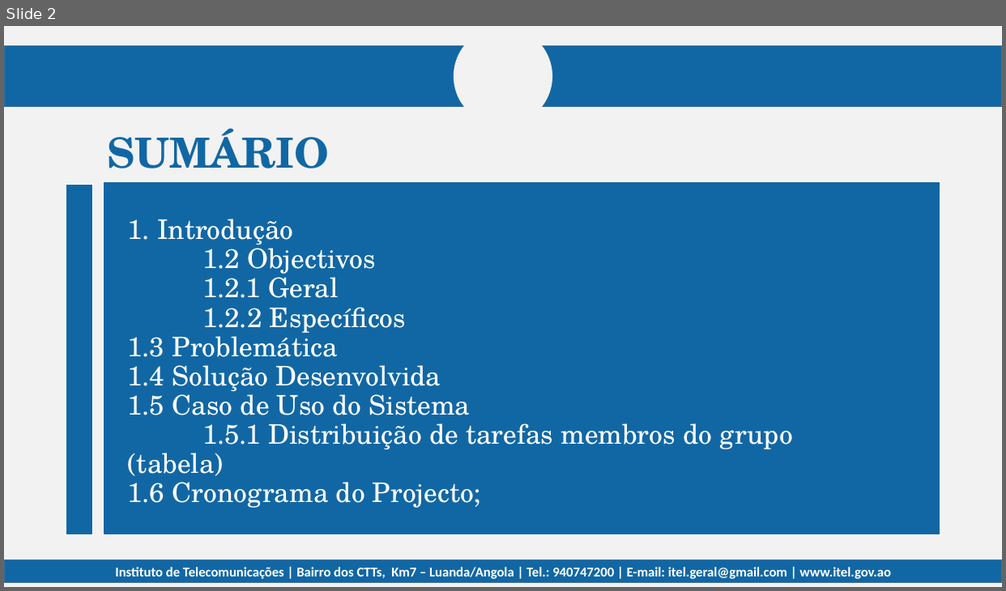
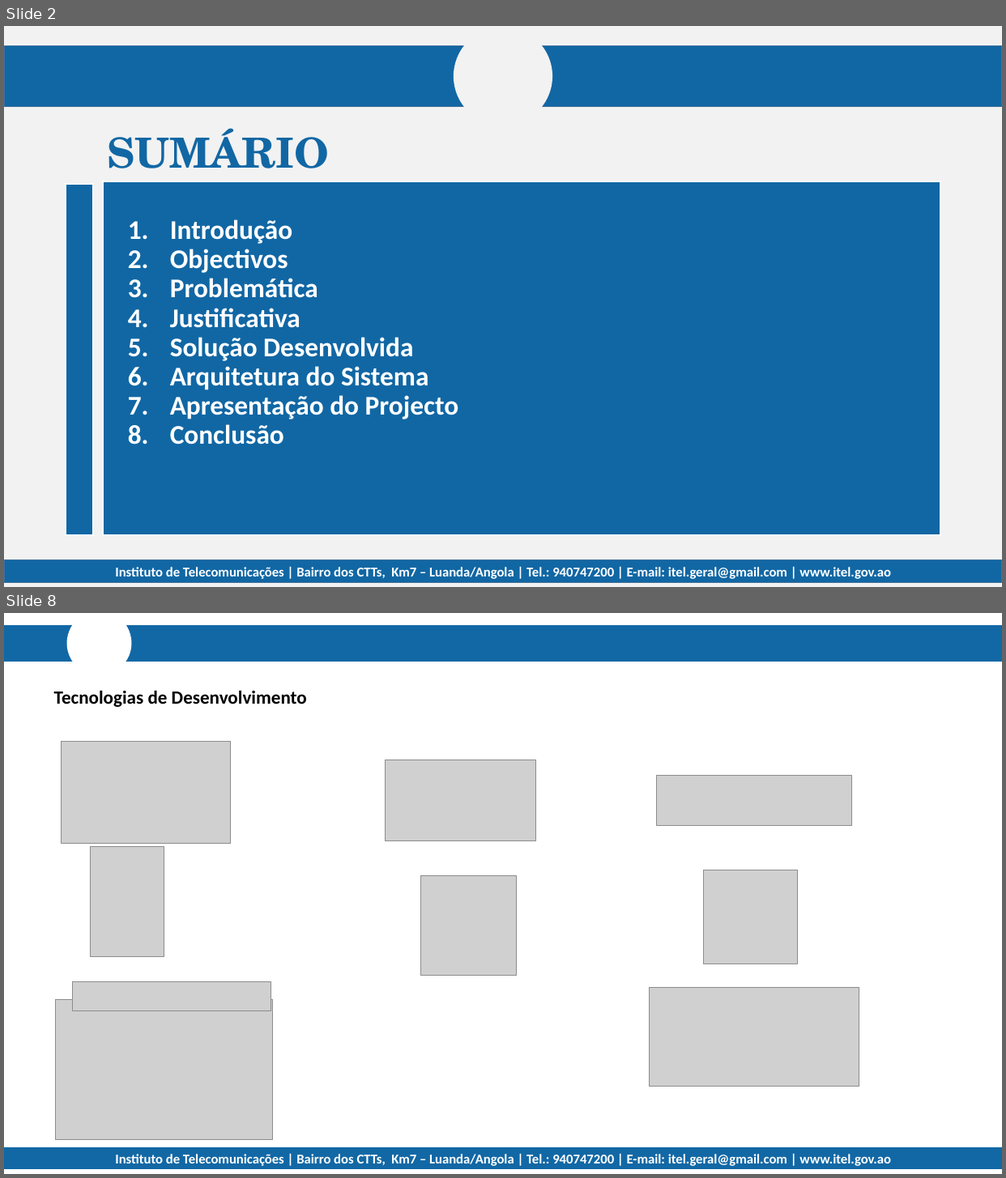
Before and after one commit to nangazaki/pulso-seguro, a slide deck: relatório/Apresentação.pptx. Shown one above the other, each under a label of ours: slide 2 before the commit, slides 2 and 8 after it; the slides between them are not shown. The pictures are 1006x591 and 1006x1178 pixels, drawn with LibreOffice and Linux fonts; fonts in the diff are those of the drawing; grey boxes stand for pictures; background and template pictures are left out. Boxes give left, top, right and bottom in pixels: in the first picture for what was removed or moved away, otherwise in the second. Text is boxed around its words. In the diff, an @@ line names an element or a change of style, - is before the commit and + after.

```diff
--- a/relatório/Apresentação.pptx
+++ b/relatório/Apresentação.pptx
@@ slide 8 added at [4, 613, 1002, 1174], background #FFFFFF; not listed: 1 template element that a slide beside it also shows @@
@@ rectangle added at [4, 626, 1002, 661], fill #1268A5, outline #1369A6 0.99 pt @@
@@ ellipse added at [67, 613, 132, 676], fill #FFFFFF @@
@@ text added at [54, 690, 307, 707], 18 pt, text #000000, bold @@
+Tecnologias de Desenvolvimento
@@ picture added at [61, 742, 230, 844] @@
@@ picture added at [385, 760, 535, 841] @@
@@ picture added at [656, 776, 852, 825] @@
@@ picture added at [90, 846, 164, 957] @@
@@ picture added at [420, 875, 516, 975] @@
@@ picture added at [703, 870, 797, 964] @@
@@ picture added at [55, 1000, 272, 1141] @@
@@ picture added at [73, 982, 270, 1012] @@
@@ picture added at [650, 988, 859, 1087] @@
@@ rectangle added at [4, 1148, 1002, 1169], fill #1268A5, outline #1268A5 0.99 pt @@
@@ slide 2 changed as well @@
@@ text at [170, 220, 459, 445]: text changed; font TeX Gyre Schola to Calibri; bold on @@
-1. Introdução
-1.2 Objectivos
-1.2.1 Geral
-1.2.2 Específicos
-1.3 Problemática
-1.4 Solução Desenvolvida
-1.5 Caso de Uso do Sistema
-1.5.1 Distribuição de tarefas membros do grupo (tabela)
-1.6 Cronograma do Projecto;
+1. Introdução
+2. Objectivos
+3. Problemática
+4. Justificativa
+5. Solução Desenvolvida
+6. Arquitetura do Sistema
+7. Apresentação do Projecto
+8. Conclusão
```
Also in this commit, not shown: 1 other slide changed, 8 other slides added, 3 slides removed, 14 other files.
